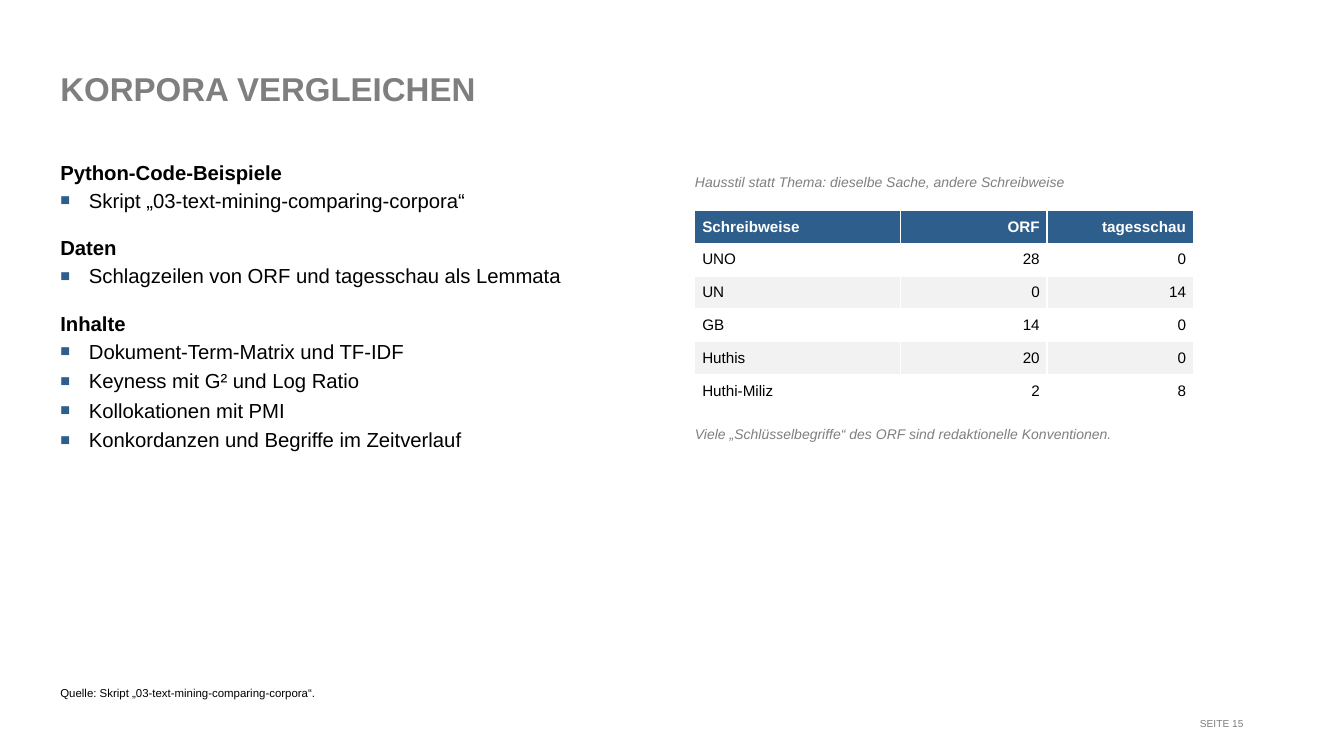
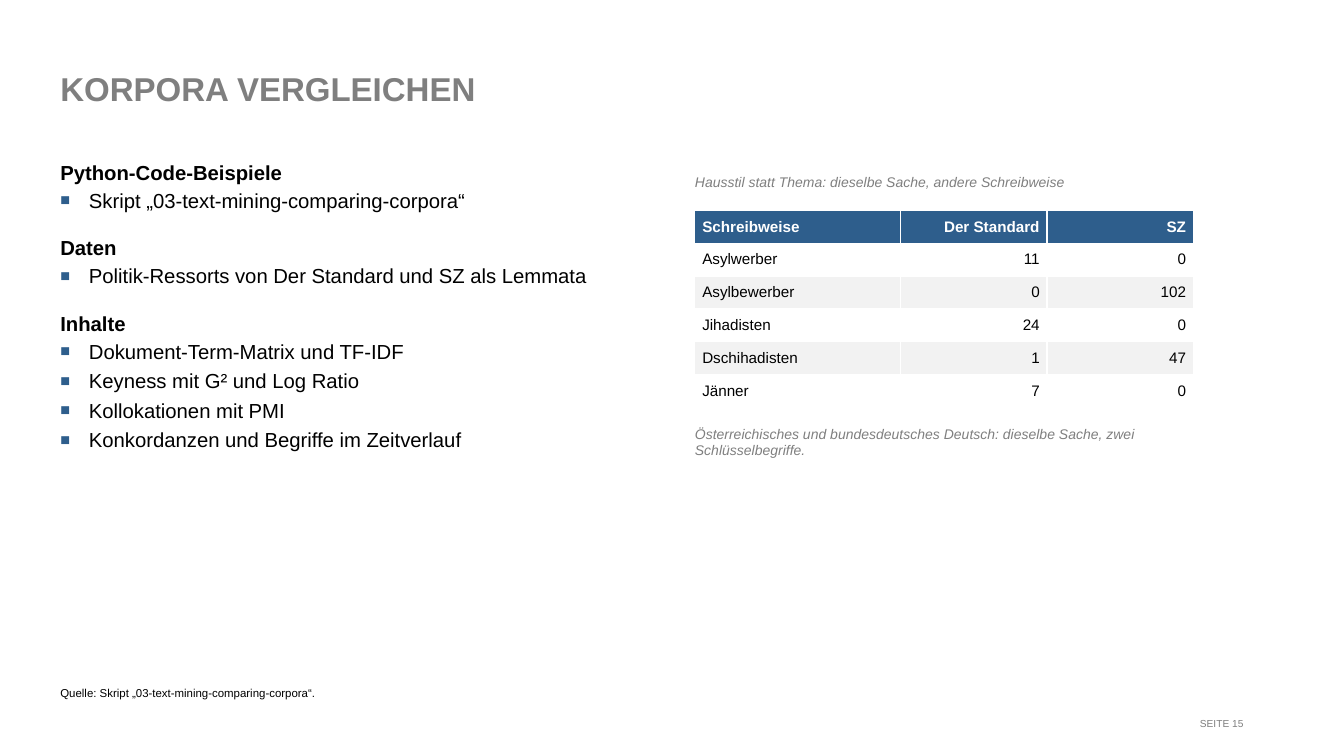
Before and after one commit to franzmohr/intro-text-mining-de, a slide deck: slide 15 of text-mining.odp. Drawn at 1344x756 pixels with LibreOffice and Linux fonts; fonts in the diff are those of the drawing. Boxes give left, top, right and bottom in pixels: in the first picture for what was removed or moved away, otherwise in the second. Text is boxed around its words. In the diff, an @@ line names an element or a change of style, - is before the commit and + after.

```diff
--- a/text-mining.odp
+++ b/text-mining.odp
@@ table at (695,210,1193,408) @@
-row 1, column 2: ORF
+row 1, column 2: Der Standard
-row 1, column 3: tagesschau
+row 1, column 3: SZ
-row 2, column 1: UNO
+row 2, column 1: Asylwerber
-row 2, column 2: 28
+row 2, column 2: 11
-row 3, column 1: UN
+row 3, column 1: Asylbewerber
-row 3, column 3: 14
+row 3, column 3: 102
-row 4, column 1: GB
+row 4, column 1: Jihadisten
-row 4, column 2: 14
+row 4, column 2: 24
-row 5: Huthis | 20 | 0
+row 5: Dschihadisten | 1 | 47
-row 6: Huthi-Miliz | 2 | 8
+row 6: Jänner | 7 | 0
@@ text at (89,268,586,284): text changed @@
-■ Schlagzeilen von ORF und tagesschau als Lemmata
+■ Politik-Ressorts von Der Standard und SZ als Lemmata
@@ text at (695,427,1134,458): text changed @@
-Viele „Schlüsselbegriffe“ des ORF sind redaktionelle Konventionen.
+Österreichisches und bundesdeutsches Deutsch: dieselbe Sache, zwei Schlüsselbegriffe.
```
Also in this commit, not shown: 16 other slides changed, 8 other files.
